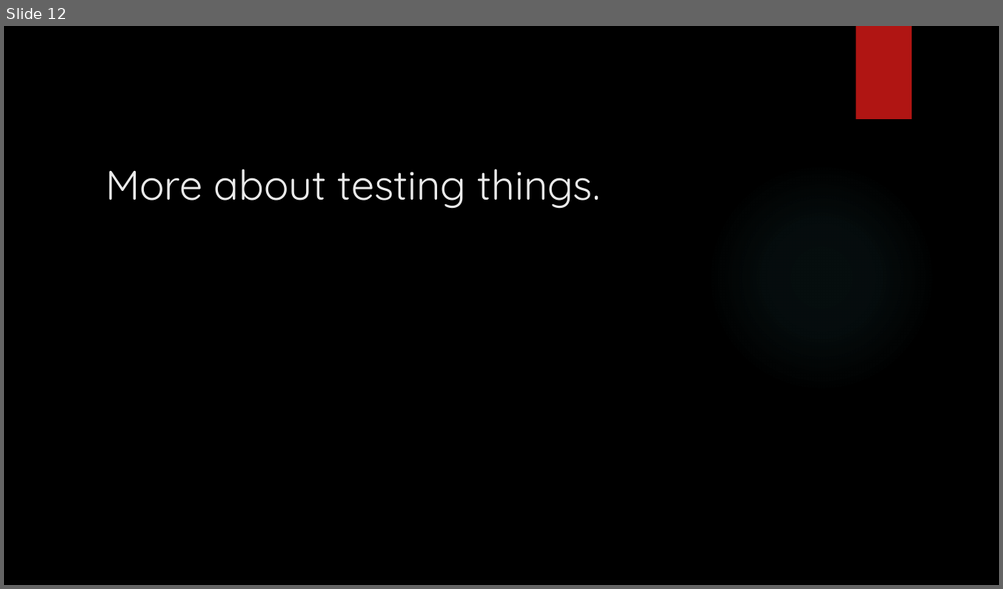
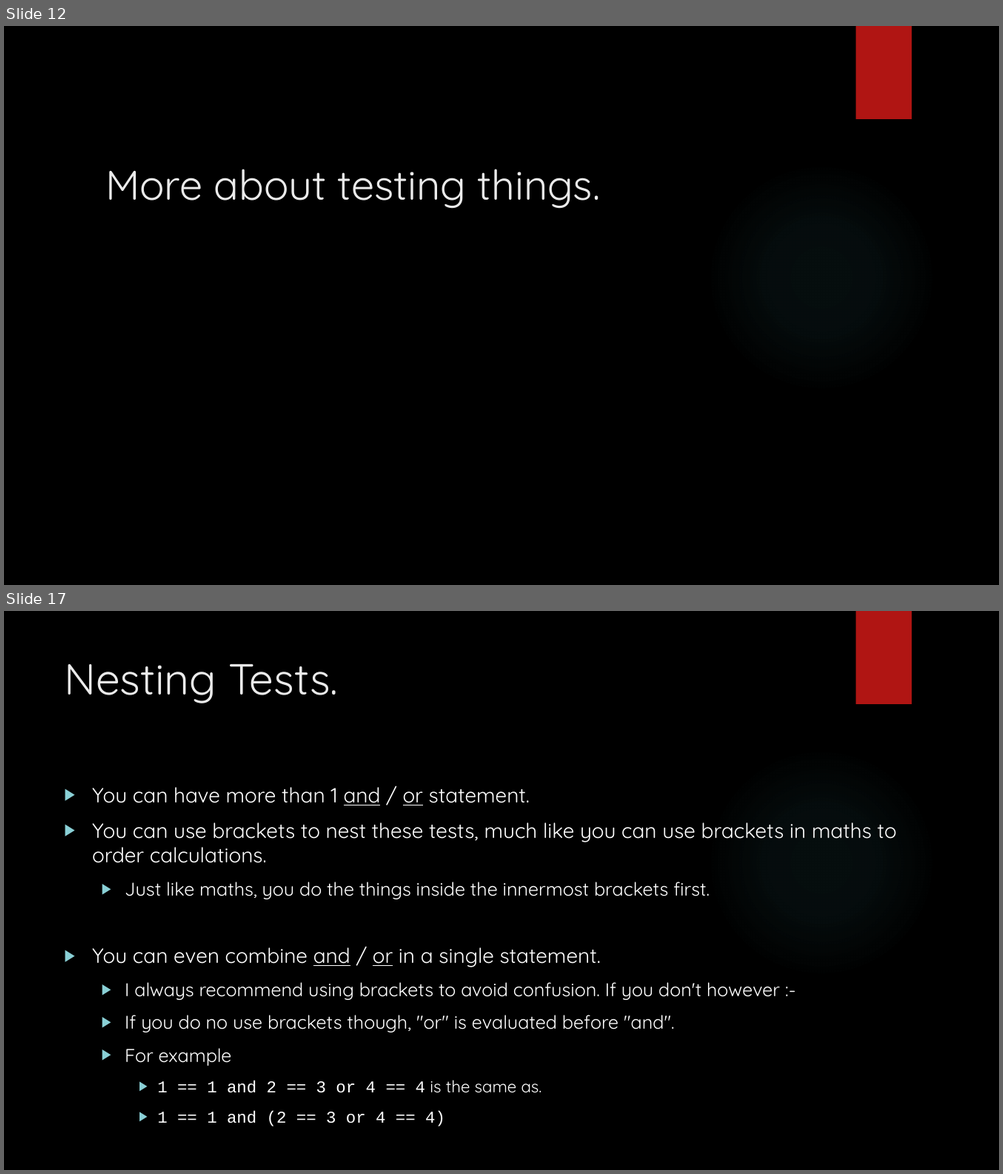
Before and after one commit to davidgroves/DGM_Tutorials, a slide deck: week4/week4.pptx. Shown one above the other, each under a label of ours: slide 12 before the commit, slides 12 and 17 after it; the slides between them are not shown. The pictures are 1003x589 and 1003x1174 pixels, drawn with LibreOffice and Linux fonts; fonts in the diff are those of the drawing; background and template pictures are left out. Boxes give left, top, right and bottom in pixels: in the first picture for what was removed or moved away, otherwise in the second. Text is boxed around its words. In the diff, an @@ line names an element or a change of style, - is before the commit and + after.

```diff
--- a/week4/week4.pptx
+++ b/week4/week4.pptx
@@ slide 17 added at box(4, 611, 999, 1170), background picture (left out); not listed: 2 template elements that a slide beside it also shows @@
@@ title added at box(64, 664, 338, 703), 42 pt, text #EBEBEB @@
+Nesting Tests.
@@ text added at box(92, 787, 896, 1127), 18 pt, text #FFFFFF @@
+▶ You can have more than 1 and / or statement.
+▶ You can use brackets to nest these tests, much like you can use brackets in maths to order calculations.
+  ▶ Just like maths, you do the things inside the innermost brackets first.
+▶ You can even combine and / or in a single statement.
+  ▶ I always recommend using brackets to avoid confusion. If you don't however :-
+  ▶ If you do no use brackets though, "or" is evaluated before "and".
+  ▶ For example
+    ▶ 1 == 1 and 2 == 3 or 4 == 4 is the same as.
+    ▶ 1 == 1 and (2 == 3 or 4 == 4)
```
Also in this commit, not shown: 1 slide changed, 9 other slides added, 6 other files.
